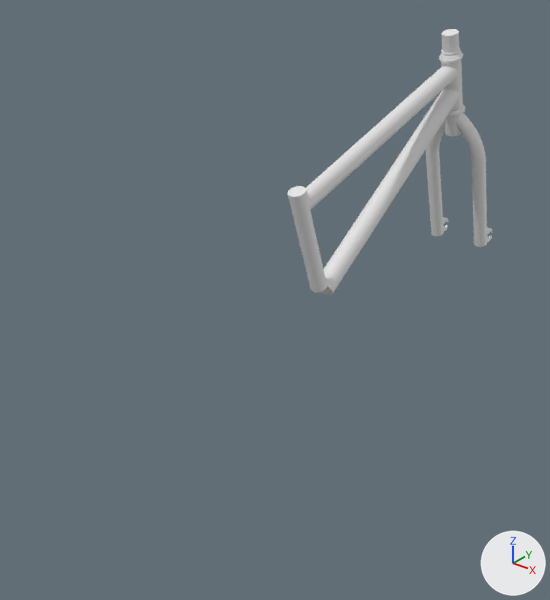
The Blender file bmx/bmx.blend, before and after one commit.
Camera for both pictures: a 50 mm camera at (1.03, -1.65, 0.55) aimed at (-0.14, -0.19, -0.36). Every picture has the same lights, and +X, +Y and +Z are marked at lower right.
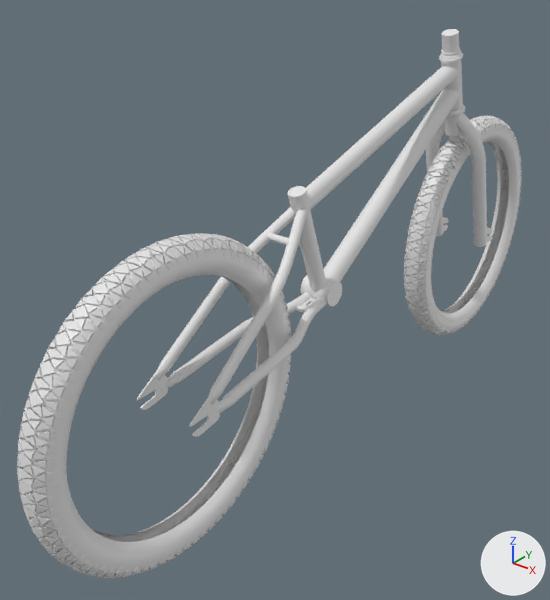
Changed parts and their boxes [x1, y1, x2, y2] in the pictures (550 x 600 px):
'Plane.001', added: after [17, 233, 292, 578]
'Plane', shown: after [404, 115, 522, 335]
'Cylinder.007', added: after [137, 206, 310, 437]
'Cylinder.008', added: after [166, 292, 327, 413]
'Cylinder.009', added: after [301, 275, 342, 306]
'Cylinder.010', added: after [267, 233, 289, 245]
'Plane.002', added: after [296, 298, 316, 313]

Patch to the scene script:
```diff
--- a/bmx/bmx.blend.py
+++ b/bmx/bmx.blend.py
@@ cu_beziercircle_002 @@
+cu_beziercircle_002 = bpy.data.curves.new('BezierCircle.002', 'CURVE')
+cu_beziercircle_002.dimensions = '3D'
+_sp = cu_beziercircle_002.splines.new('BEZIER'); _sp.bezier_points.add(3)
+_sp.bezier_points.foreach_set('co', [-1.0, 0.0, 0.0, 0.0, 1.0, 0.0, 1.0, 0.0, 0.0, 0.0, -1.0, 0.0])
+_sp.bezier_points.foreach_set('handle_left', [-1.0, -0.552, 0.0, -0.552, 1.0, 0.0, 1.0, 0.552, 0.0, 0.552, -1.0, 0.0])
+_sp.bezier_points.foreach_set('handle_right', [-1.0, 0.552, 0.0, 0.552, 1.0, 0.0, 1.0, -0.552, 0.0, -0.552, -1.0, 0.0])
+for _p, _l, _r in zip(_sp.bezier_points, ['AUTO', 'AUTO', 'AUTO', 'AUTO'], ['AUTO', 'AUTO', 'AUTO', 'AUTO']): _p.handle_left_type = _l; _p.handle_right_type = _r
+_sp.order_u = 0
+_sp.order_v = 0
+_sp.use_cyclic_u = True
+cu_beziercircle_002.use_path = True
+cu_beziercircle_002.use_path_clamp = True
+cu_beziercircle_002.fill_mode = 'FULL'
@@ cu_beziercircle_003 @@
+cu_beziercircle_003 = bpy.data.curves.new('BezierCircle.003', 'CURVE')
+cu_beziercircle_003.dimensions = '3D'
+_sp = cu_beziercircle_003.splines.new('BEZIER'); _sp.bezier_points.add(3)
+_sp.bezier_points.foreach_set('co', [1.0, 0.0, 0.0, 0.0, 1.0, 0.0, -1.0, 0.0, 0.0, 0.0, -1.0, 0.0])
+_sp.bezier_points.foreach_set('handle_left', [1.0, -0.552, 0.0, 0.552, 1.0, 0.0, -1.0, 0.552, 0.0, -0.552, -1.0, 0.0])
+_sp.bezier_points.foreach_set('handle_right', [1.0, 0.552, 0.0, -0.552, 1.0, 0.0, -1.0, -0.552, 0.0, 0.552, -1.0, 0.0])
+for _p, _l, _r in zip(_sp.bezier_points, ['AUTO', 'AUTO', 'AUTO', 'AUTO'], ['AUTO', 'AUTO', 'AUTO', 'AUTO']): _p.handle_left_type = _l; _p.handle_right_type = _r
+_sp.order_u = 0
+_sp.order_v = 0
+_sp.use_cyclic_u = True
+cu_beziercircle_003.use_path = True
+cu_beziercircle_003.use_path_clamp = True
+cu_beziercircle_003.fill_mode = 'FULL'
@@ ob_plane @@
 _m = ob_plane.modifiers.new('Curve.001', 'CURVE')
 _m.deform_axis = 'POS_Y'
-ob_plane.hide_set(True)  # its collection is switched off
@@ ob_plane_002 @@
+ob_plane_002 = bpy.data.objects.new('Plane.002', me_plane_002)  # 48 vertices, 48 faces; spans x -1.0..1.0, y -0.5..1.0, z -0.08..0.07
+ob_plane_002.location = (0.0, -0.238, -0.315)
+ob_plane_002.rotation_euler = (0.133, 0.0, 0.0)  # degrees (7.6, 0, 0)
+ob_plane_002.scale = (0.0211, 0.0445, 0.0609)
@@ ob_plane_001 @@
+ob_plane_001 = bpy.data.objects.new('Plane.001', me_plane_001.copy())  # the mesh of ob_plane; modifiers MIRROR, CURVE, ARRAY, CURVE
+ob_plane_001.location = (0.0, -0.708, -0.376)
+ob_plane_001.rotation_euler = (0.0, 1.571, 0.0)  # degrees (0, 90, 0)
+ob_plane_001.scale = (1.38, 1.38, 1.38)
@@ ob_beziercircle_002 @@
+ob_beziercircle_002 = bpy.data.objects.new('BezierCircle.002', cu_beziercircle_002)
+ob_beziercircle_002.location = (0.0000678, -0.708, -0.376)
+ob_beziercircle_002.rotation_euler = (1.571, 1.571, 0.0)  # degrees (90, 90, 0)
+ob_beziercircle_002.scale = (0.0411, 0.0411, 0.0411)
@@ ob_beziercircle_003 @@
+ob_beziercircle_003 = bpy.data.objects.new('BezierCircle.003', cu_beziercircle_003)
+ob_beziercircle_003.location = (0.0000678, -0.708, -0.376)
+ob_beziercircle_003.rotation_euler = (0.0, 1.571, 0.0)  # degrees (0, 90, 0)
+ob_beziercircle_003.scale = (0.337, 0.337, 0.337)
@@ ob_cylinder_010 @@
+ob_cylinder_010 = bpy.data.objects.new('Cylinder.010', me_cylinder_004.copy())  # the mesh of ob_cylinder_002
+ob_cylinder_010.location = (0.0, -0.349, -0.098)
+ob_cylinder_010.rotation_euler = (1.571, 1.228, 1.571)  # degrees (90, 70, 90)
+ob_cylinder_010.scale = (0.222, 0.222, 0.0365)
@@ ob_cylinder_009 @@
+ob_cylinder_009 = bpy.data.objects.new('Cylinder.009', me_cylinder_004.copy())  # the mesh of ob_cylinder_002
+ob_cylinder_009.location = (0.0, -0.172, -0.292)
+ob_cylinder_009.rotation_euler = (0.0, 1.571, 0.0)  # degrees (0, 90, 0)
+ob_cylinder_009.scale = (0.829, 0.829, 0.043)
@@ ob_cylinder_008 @@
+ob_cylinder_008 = bpy.data.objects.new('Cylinder.008', me_cylinder_008)  # 308 vertices, 282 faces; spans x 0.03..0.27, y -0.04..0.04, z -1.0..1.01; modifiers MIRROR
+ob_cylinder_008.location = (0.0, -0.424, -0.341)
+ob_cylinder_008.rotation_euler = (1.714, 0.0, 0.0)  # degrees (98, 0, 0)
+ob_cylinder_008.scale = (0.34, 0.34, 0.241)
@@ ob_cylinder_007 @@
+ob_cylinder_007 = bpy.data.objects.new('Cylinder.007', me_cylinder_007)  # 370 vertices, 328 faces; spans x -0.02..0.28, y -0.05..0.18, z -1.26..1.0; modifiers MIRROR
+ob_cylinder_007.location = (0.0, -0.476, -0.193)
+ob_cylinder_007.rotation_euler = (-0.947, 0.0, 0.0)  # degrees (-54, 0, 0)
+ob_cylinder_007.scale = (0.328, 0.328, 0.263)
```
